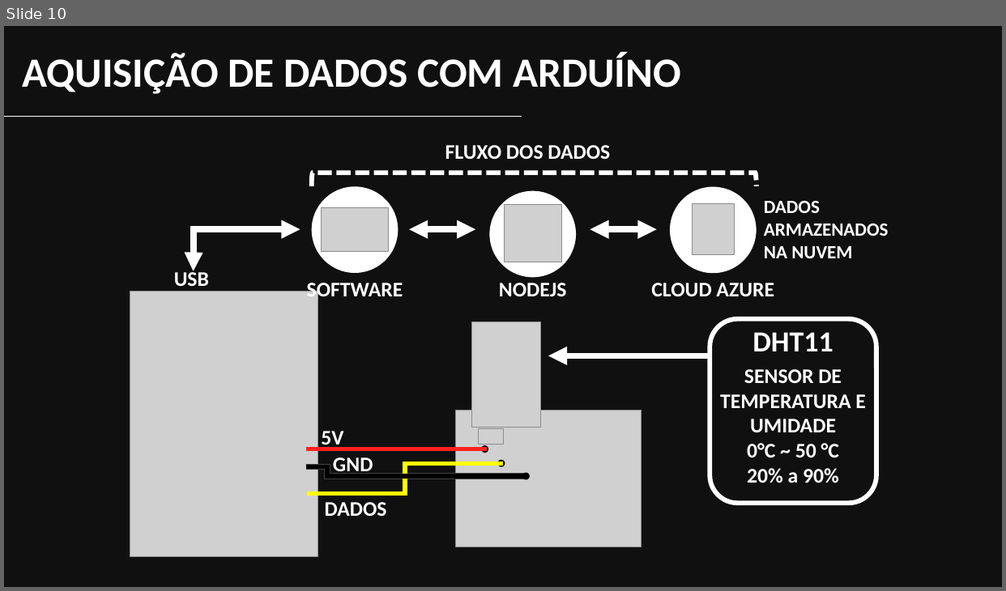
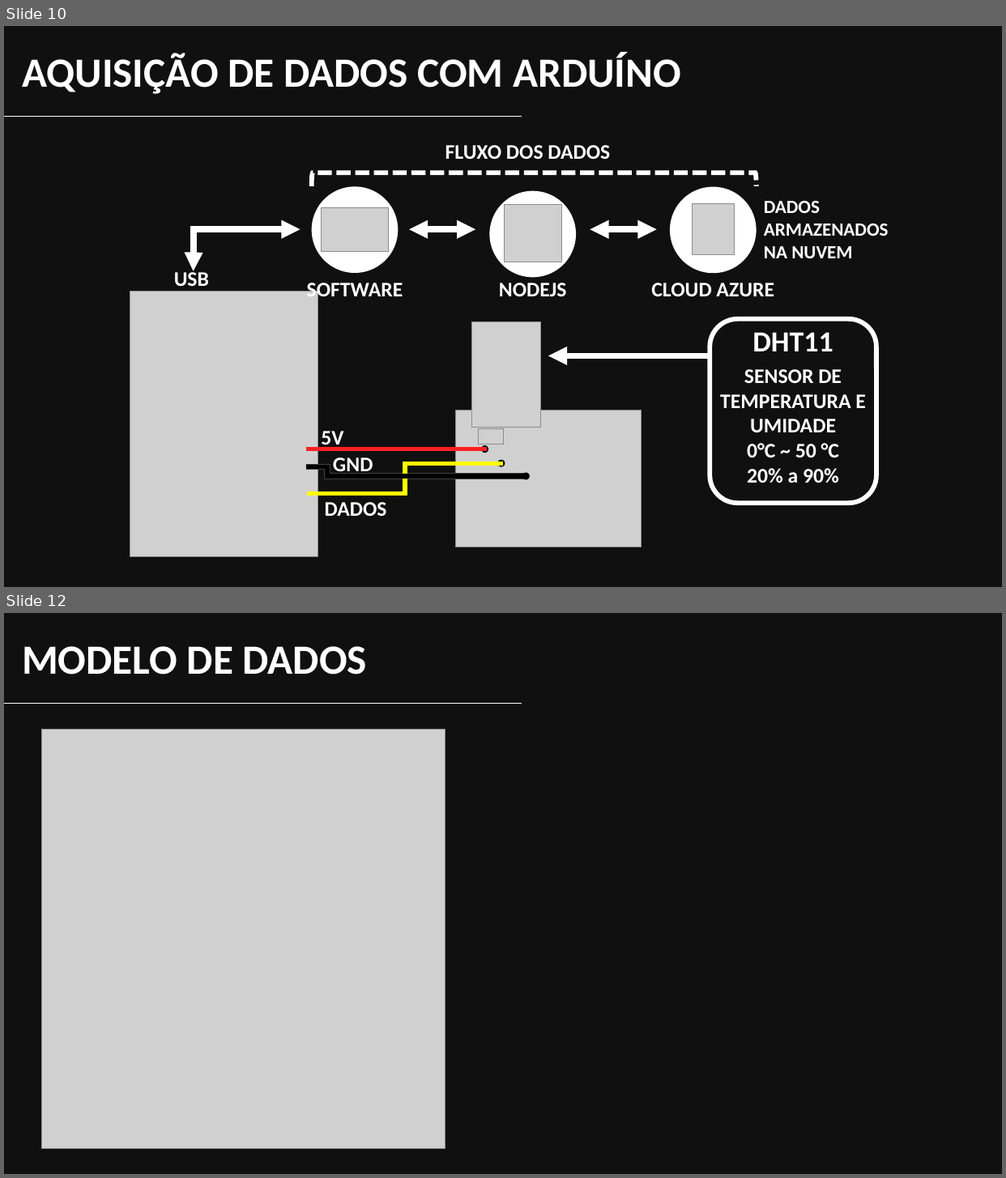
Before and after one commit to YudiG12/grupo-bandtec, a slide deck: Apresentação/inSensor.pptx. Shown one above the other, each under a label of ours: slide 10 before the commit, slides 10 and 12 after it; the slides between them are not shown. The pictures are 1006x591 and 1006x1178 pixels, drawn with LibreOffice and Linux fonts; fonts in the diff are those of the drawing; grey boxes stand for pictures; background and template pictures are left out; a plain dark background stands for a picture behind light text. Boxes give left, top, right and bottom in pixels: in the first picture for what was removed or moved away, otherwise in the second. Text is boxed around its words. In the diff, an @@ line names an element or a change of style, - is before the commit and + after.

Commit message:
apre modelo de dados e pasta da celia fix

```diff
--- a/Apresentação/inSensor.pptx
+++ b/Apresentação/inSensor.pptx
@@ slide 12 added at (4, 613, 1002, 1174), background picture (left out) @@
@@ rectangle added at (4, 613, 1002, 1174), fill #0D0D0D at 87% opacity @@
@@ text added at (22, 646, 367, 675), 40 pt, text #FFFFFF, bold @@
+MODELO DE DADOS
@@ line added from (4, 704) to (522, 704), #FFFFFF 0.5 pt @@
@@ picture added at (41, 729, 445, 1148) @@
```
Also in this commit, not shown: 1 other slide added, 6 other files.
